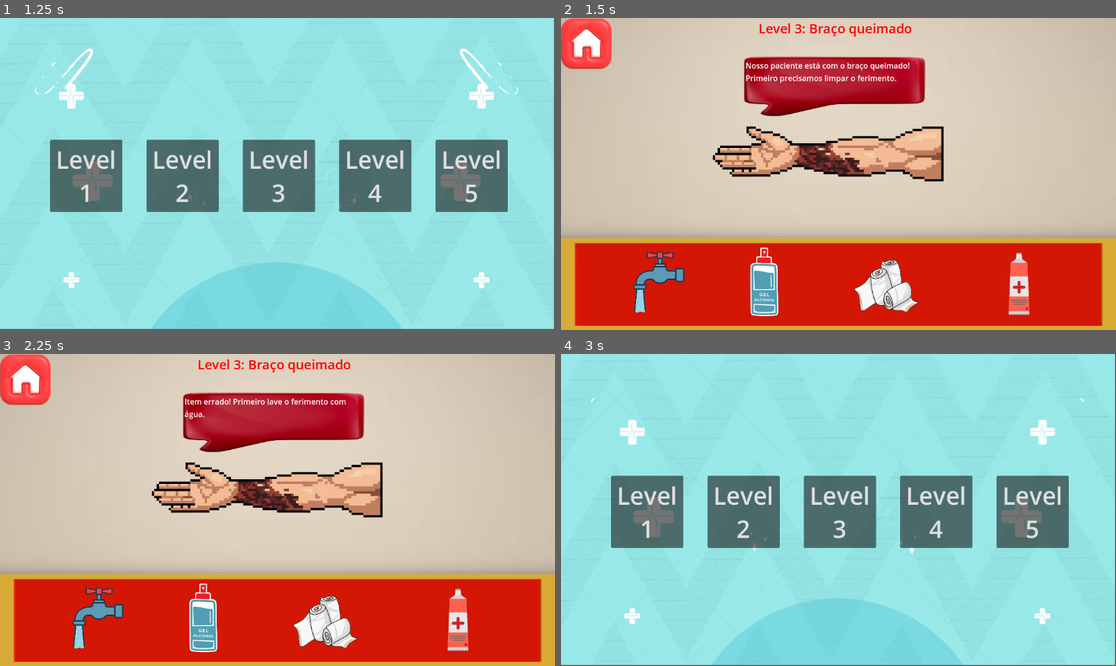
Above: before the commit, frames 1-4 (two rows, left to right).
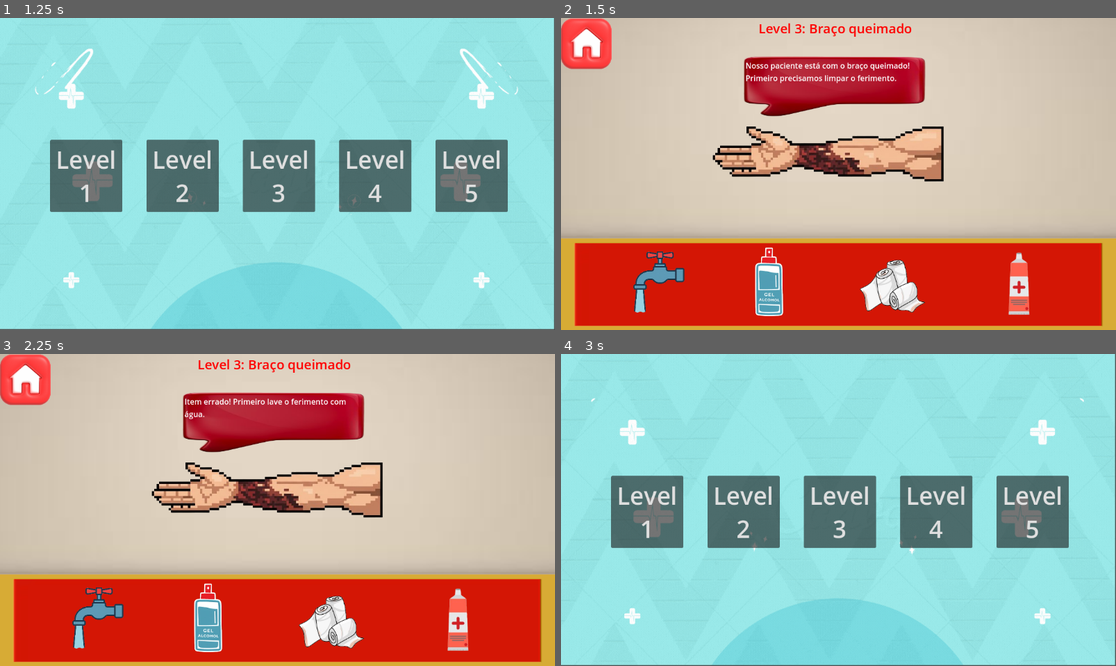
Above: after the commit, the same moments.

Repository: Igorgx/socorristas_jogo
Game: Godot game, scene res://main_menu.tscn
Same seed, same stepped clock (60 frames per second), same inputs: the game is played once before the commit and once after it.
Inputs (mouse positions are in pixels of both pictures, inside the frame that each line leads up to; where the layout moved, square brackets give the same spot in the first picture):
- Up to frame 1 (1.25 s): click "Jogar" at 0.5 s
- Up to frame 2 (1.5 s): click "Level 3" at 1.25 s
- Up to frame 3 (2.25 s): click (327, 619) [321, 619] at 2 s
- Up to frame 4 (3 s): click (588, 378) at 2.77 s

Frame 1 is identical in both runs. In frame 2, 1.7% of the frame differs, in the area x 34-66%, y 73-96%; in frame 3, 1.7%; in frame 4, nothing differs.

Commit message:
Level3 (updade) + button_atadura

Diff:
--- /dev/null
+++ b/socorrista/button_atadura.gd
@@ -0,0 +1,75 @@
+extends TextureButton
+
+@onready var circulos_parent := get_node("../../CirculosDeAtadura")
+@onready var nextLevel = $"../../NextLevel"
+@onready var sucesso: AudioStreamPlayer = $"../../Sucesso"
+@onready var errado: AudioStreamPlayer = $"../../Errado"
+@onready var circulos := circulos_parent.get_children()
+@onready var start_position := global_position
+@onready var start_scale := scale
+
+var circuloXQtd = 9
+var dragging := false
+var level3
+var drag_offset := Vector2.ZERO
+var circuloX = preload("res://sprites socorristas/circulo riscado.png")
+
+func _on_ready():
+	level3 = get_tree().get_root().get_node("Level3")
+	circulos_parent.visible = false
+	mouse_filter = Control.MOUSE_FILTER_PASS
+
+func get_overlapping_circle():
+	var overlapped_areas = $"Area2D".get_overlapping_areas()
+
+	for area in overlapped_areas:
+		if area.is_in_group("circulo_atadura"):
+			return area
+	return null
+
+func aplicar_x_no_circulo(circulo):
+	var sprite := circulo.get_parent() as Sprite2D
+	sprite.texture = circuloX
+	sprite.z_index = 999
+	sprite.z_as_relative = false
+
+	var colisao = circulo.get_node("CollisionShape2D")
+	colisao.disabled = true
+
+	circuloXQtd -= 1
+	level3.mensagem.text = "Continue usando a atadura!\nainda falta: "+str(circuloXQtd)+" ponto(s)"
+
+	if  circuloXQtd == 0:
+		level3.bracoQueimadura.texture = level3.braco_atadura
+		level3.mensagem.text = "PACIENTE TRATADO!"
+		level3.estado = "tratado"
+		nextLevel.visible = true
+
+func _on_button_down():
+	if level3.estado != "limpo":
+		level3.mensagem.text = "Item errado! Primeiro lave o ferimento com\nágua."
+		errado.play()
+	else:
+		dragging = true
+		circulos_parent.visible = true
+		self.scale = Vector2(0.2, 0.2)
+		drag_offset = get_global_mouse_position() - global_position
+
+func _on_button_up():
+	circulos_parent.visible = false
+	dragging = false
+
+	var alvo = get_overlapping_circle()
+	if alvo == null:
+		scale = start_scale
+		global_position = start_position
+		errado.play()
+	else:
+		aplicar_x_no_circulo(alvo)
+		scale = start_scale
+		global_position = start_position
+		sucesso.play()
+
+func _on_gui_input(event):
+	if dragging and event is InputEventMouseMotion:
+		global_position = get_global_mouse_position() - drag_offset
--- a/socorrista/level3.gd
+++ b/socorrista/level3.gd
@@ -12,7 +12,6 @@
 var braco_queimado = preload("res://sprites socorristas/braço queimadura.png")
 var braco_atadura = preload("res://sprites socorristas/braço estendido bandagens.png")
 var braco_limpo = preload("res://sprites socorristas/braço estendido.png")
-
 var estado = "queimado"
 
 func _on_button_agua_pressed() -> void:
@@ -25,20 +24,22 @@
 	mensagem.text = "Item errado! Álcool não deve ser usado em\nqueimaduras."
 	errado.play()
 
-func _on_button_atadura_pressed() -> void:
-	if estado == "limpo":
-		bracoQueimadura.texture = braco_atadura
-		mensagem.text = "Perfeito! O ferimento foi protegido com a\natadura."
-		estado = "tratado"
-		sucesso.play()
-	else:
-		mensagem.text = "Item errado! Primeiro lave o ferimento com\nágua."
-		errado.play()
+#func _on_button_atadura_pressed() -> void:
+	#if estado == "limpo":
+		#bracoQueimadura.texture = braco_atadura
+		#mensagem.text = "Perfeito! O ferimento foi protegido com a\natadura."
+		#estado = "tratado"
+		#sucesso.play()
+	#else:
+		#mensagem.text = "Item errado! Primeiro lave o ferimento com\nágua."
+		#errado.play()
 
 func _on_button_pomada_pressed() -> void:
 	mensagem.text = "Item errado! O ferimento ainda não foi limpo."
 	errado.play()
 
+func _on_home_button_pressed() -> void:
+	get_tree().change_scene_to_file("res://level_select.tscn")
 
-func _on_texture_button_pressed() -> void:
-	get_tree().change_scene_to_file("res://level_select.tscn")
+func _on_next_level_pressed() -> void:
+	get_tree().change_scene_to_file("res://level_4.tscn")
--- a/socorrista/level3.tscn
+++ b/socorrista/level3.tscn
@@ -1,11 +1,13 @@
-[gd_scene load_steps=15 format=3 uid="uid://cihac584x212b"]
+[gd_scene load_steps=28 format=3 uid="uid://cihac584x212b"]
 
 [ext_resource type="Script" uid="uid://c5dwnr38kwynh" path="res://level3.gd" id="1_sotx7"]
 [ext_resource type="Texture2D" uid="uid://b1g0fp7016134" path="res://sprites socorristas/cena.png" id="2_ymh28"]
 [ext_resource type="Texture2D" uid="uid://dikq5ihbvjpky" path="res://sprites socorristas/braço queimadura.png" id="3_7oc4e"]
 [ext_resource type="Texture2D" uid="uid://be2nvpvknimdl" path="res://sprites socorristas/balaotexto-Photoroom.png" id="3_siwpi"]
 [ext_resource type="Texture2D" uid="uid://c33lerbuvl03w" path="res://sprites socorristas/fundovermelho.png" id="4_ymh28"]
+[ext_resource type="Texture2D" uid="uid://job4sponv04m" path="res://sprites socorristas/circulo.png" id="5_qoi87"]
 [ext_resource type="Texture2D" uid="uid://bu1hilfytchdi" path="res://sprites socorristas/braço estendido.png" id="8_l2pgs"]
+[ext_resource type="Script" uid="uid://bejc3vfmq3cu4" path="res://button_atadura.gd" id="9_0m7xm"]
 [ext_resource type="Texture2D" uid="uid://cdd2h4yr4w8qv" path="res://sprites socorristas/braço estendido bandagens.png" id="9_2272n"]
 [ext_resource type="AudioStream" uid="uid://b50e6cjpls5qx" path="res://sprites socorristas/sound/errado.mp3" id="10_bs5pn"]
 [ext_resource type="AudioStream" uid="uid://cri1btj13ung1" path="res://sprites socorristas/sound/sucesso.mp3" id="11_utqry"]
@@ -14,6 +16,37 @@
 [ext_resource type="Texture2D" uid="uid://jg6vveqfoxvj" path="res://sprites socorristas/alcool sem fundo.png" id="13_qoi87"]
 [ext_resource type="Texture2D" uid="uid://ca85xbih5xfdq" path="res://sprites socorristas/atadura sem fundo.png" id="14_i6w5t"]
 [ext_resource type="Texture2D" uid="uid://cw4uo7x0so04w" path="res://sprites socorristas/pomada sem fundo.png" id="15_l2pgs"]
+[ext_resource type="Texture2D" uid="uid://bee7po6qrkk0u" path="res://sprites socorristas/Next_level.png" id="17_i6w5t"]
+
+[sub_resource type="CircleShape2D" id="CircleShape2D_qoi87"]
+radius = 140.35669
+
+[sub_resource type="CircleShape2D" id="CircleShape2D_i6w5t"]
+radius = 143.178
+
+[sub_resource type="CircleShape2D" id="CircleShape2D_l2pgs"]
+radius = 136.01471
+
+[sub_resource type="CircleShape2D" id="CircleShape2D_2272n"]
+radius = 130.38383
+
+[sub_resource type="CircleShape2D" id="CircleShape2D_bs5pn"]
+radius = 134.53624
+
+[sub_resource type="CircleShape2D" id="CircleShape2D_utqry"]
+radius = 128.06248
+
+[sub_resource type="CircleShape2D" id="CircleShape2D_gaofk"]
+radius = 128.06248
+
+[sub_resource type="CircleShape2D" id="CircleShape2D_itrrf"]
+radius = 125.299644
+
+[sub_resource type="CircleShape2D" id="CircleShape2D_mr4ff"]
+radius = 134.53624
+
+[sub_resource type="RectangleShape2D" id="RectangleShape2D_qoi87"]
+size = Vector2(194.28583, 161.42862)
 
 [node name="Level3" type="Node2D"]
 position = Vector2(580, 280)
@@ -50,6 +83,101 @@
 [node name="BracoQueimadura" type="Sprite2D" parent="."]
 position = Vector2(-25, 5)
 texture = ExtResource("3_7oc4e")
+
+[node name="CirculosDeAtadura" type="CanvasGroup" parent="."]
+visible = false
+
+[node name="Circulo" type="Sprite2D" parent="CirculosDeAtadura"]
+position = Vector2(130, 36)
+scale = Vector2(0.099999994, 0.099999994)
+texture = ExtResource("5_qoi87")
+
+[node name="Area1" type="Area2D" parent="CirculosDeAtadura/Circulo" groups=["circulo_atadura"]]
+
+[node name="CollisionShape2D" type="CollisionShape2D" parent="CirculosDeAtadura/Circulo/Area1"]
+shape = SubResource("CircleShape2D_qoi87")
+
+[node name="Circulo2" type="Sprite2D" parent="CirculosDeAtadura"]
+position = Vector2(112, -26.99997)
+scale = Vector2(0.099999994, 0.099999994)
+texture = ExtResource("5_qoi87")
+
+[node name="Area2" type="Area2D" parent="CirculosDeAtadura/Circulo2" groups=["circulo_atadura"]]
+
+[node name="CollisionShape2D" type="CollisionShape2D" parent="CirculosDeAtadura/Circulo2/Area2"]
+shape = SubResource("CircleShape2D_i6w5t")
+
+[node name="Circulo3" type="Sprite2D" parent="CirculosDeAtadura"]
+position = Vector2(54, 44)
+scale = Vector2(0.099999994, 0.099999994)
+texture = ExtResource("5_qoi87")
+
+[node name="Area3" type="Area2D" parent="CirculosDeAtadura/Circulo3" groups=["circulo_atadura"]]
+
+[node name="CollisionShape2D" type="CollisionShape2D" parent="CirculosDeAtadura/Circulo3/Area3"]
+shape = SubResource("CircleShape2D_l2pgs")
+
+[node name="Circulo4" type="Sprite2D" parent="CirculosDeAtadura"]
+position = Vector2(11, -26.999985)
+scale = Vector2(0.099999994, 0.099999994)
+texture = ExtResource("5_qoi87")
+
+[node name="Area4" type="Area2D" parent="CirculosDeAtadura/Circulo4" groups=["circulo_atadura"]]
+
+[node name="CollisionShape2D" type="CollisionShape2D" parent="CirculosDeAtadura/Circulo4/Area4"]
+shape = SubResource("CircleShape2D_2272n")
+
+[node name="Circulo5" type="Sprite2D" parent="CirculosDeAtadura"]
+position = Vector2(-31, 41)
+scale = Vector2(0.099999994, 0.099999994)
+texture = ExtResource("5_qoi87")
+
+[node name="Area5" type="Area2D" parent="CirculosDeAtadura/Circulo5" groups=["circulo_atadura"]]
+
+[node name="CollisionShape2D" type="CollisionShape2D" parent="CirculosDeAtadura/Circulo5/Area5"]
+shape = SubResource("CircleShape2D_bs5pn")
+
+[node name="Circulo6" type="Sprite2D" parent="CirculosDeAtadura"]
+position = Vector2(-83, -17)
+scale = Vector2(0.099999994, 0.099999994)
+texture = ExtResource("5_qoi87")
+
+[node name="Area6" type="Area2D" parent="CirculosDeAtadura/Circulo6" groups=["circulo_atadura"]]
+
+[node name="CollisionShape2D" type="CollisionShape2D" parent="CirculosDeAtadura/Circulo6/Area6"]
+shape = SubResource("CircleShape2D_utqry")
+
+[node name="Circulo7" type="Sprite2D" parent="CirculosDeAtadura"]
+position = Vector2(-83, 28)
+scale = Vector2(0.099999994, 0.099999994)
+texture = ExtResource("5_qoi87")
+
+[node name="Area7" type="Area2D" parent="CirculosDeAtadura/Circulo7" groups=["circulo_atadura"]]
+
+[node name="CollisionShape2D" type="CollisionShape2D" parent="CirculosDeAtadura/Circulo7/Area7"]
+shape = SubResource("CircleShape2D_gaofk")
+
+[node name="Circulo8" type="Sprite2D" parent="CirculosDeAtadura"]
+position = Vector2(-166, -15)
+scale = Vector2(0.099999994, 0.099999994)
+texture = ExtResource("5_qoi87")
+
+[node name="Area8" type="Area2D" parent="CirculosDeAtadura/Circulo8" groups=["circulo_atadura"]]
+
+[node name="CollisionShape2D" type="CollisionShape2D" parent="CirculosDeAtadura/Circulo8/Area8"]
+shape = SubResource("CircleShape2D_itrrf")
+
+[node name="Circulo9" type="Sprite2D" parent="CirculosDeAtadura"]
+position = Vector2(-141, 39)
+scale = Vector2(0.099999994, 0.099999994)
+texture = ExtResource("5_qoi87")
+
+[node name="Area9" type="Area2D" parent="CirculosDeAtadura/Circulo9" groups=["circulo_atadura"]]
+
+[node name="CollisionShape2D" type="CollisionShape2D" parent="CirculosDeAtadura/Circulo9/Area9"]
+shape = SubResource("CircleShape2D_mr4ff")
+
+[node name="CirculosDeAtaduraX" type="CanvasGroup" parent="."]
 
 [node name="UI" type="Control" parent="."]
 layout_mode = 3
@@ -86,9 +214,9 @@
 anchor_top = 0.47800002
 anchor_right = 0.367
 anchor_bottom = 0.47800002
-offset_left = -75.21503
+offset_left = -65.21503
 offset_top = -73.908005
-offset_right = 424.78497
+offset_right = 434.78497
 offset_bottom = 426.09198
 scale = Vector2(0.3, 0.3)
 texture_normal = ExtResource("13_qoi87")
@@ -96,16 +224,27 @@
 [node name="Button_Atadura" type="TextureButton" parent="UI"]
 layout_mode = 1
 anchors_preset = -1
-anchor_left = 0.58500004
-anchor_top = 0.45000002
-anchor_right = 0.58500004
-anchor_bottom = 0.45000002
-offset_left = -78.82507
-offset_top = -68.700005
-offset_right = 146.17493
-offset_bottom = 156.29999
+anchor_left = 0.595
+anchor_top = 0.504
+anchor_right = 0.595
+anchor_bottom = 0.504
+offset_left = -112.275024
+offset_top = -112.744
+offset_right = 112.724976
+offset_bottom = 112.256
 scale = Vector2(0.7, 0.7)
+pivot_offset = Vector2(112.5, 112.5)
+mouse_filter = 1
 texture_normal = ExtResource("14_i6w5t")
+script = ExtResource("9_0m7xm")
+
+[node name="Area2D" type="Area2D" parent="UI/Button_Atadura"]
+position = Vector2(116.07143, 111.78571)
+
+[node name="CollisionShape2D" type="CollisionShape2D" parent="UI/Button_Atadura/Area2D"]
+position = Vector2(5.7142944, 6.428589)
+scale = Vector2(0.99999905, 0.99999905)
+shape = SubResource("RectangleShape2D_qoi87")
 
 [node name="Button_Pomada" type="TextureButton" parent="UI"]
 layout_mode = 1
@@ -135,7 +274,7 @@
 [node name="Sucesso" type="AudioStreamPlayer" parent="."]
 stream = ExtResource("11_utqry")
 
-[node name="TextureButton" type="TextureButton" parent="."]
+[node name="Home" type="TextureButton" parent="."]
 offset_left = -580.0
 offset_top = -279.0
 offset_right = -230.0
@@ -143,8 +282,21 @@
 scale = Vector2(0.3, 0.3)
 texture_normal = ExtResource("13_7oc4e")
 
+[node name="NextLevel" type="TextureButton" parent="."]
+visible = false
+offset_left = 452.0
+offset_top = -310.0
+offset_right = 952.0
+offset_bottom = 190.0
+scale = Vector2(0.3, 0.3)
+texture_normal = ExtResource("17_i6w5t")
+
 [connection signal="pressed" from="UI/Button_Agua" to="." method="_on_button_agua_pressed"]
 [connection signal="pressed" from="UI/Button_Alcool" to="." method="_on_button_alcool_pressed"]
-[connection signal="pressed" from="UI/Button_Atadura" to="." method="_on_button_atadura_pressed"]
+[connection signal="button_down" from="UI/Button_Atadura" to="UI/Button_Atadura" method="_on_button_down"]
+[connection signal="button_up" from="UI/Button_Atadura" to="UI/Button_Atadura" method="_on_button_up"]
+[connection signal="gui_input" from="UI/Button_Atadura" to="UI/Button_Atadura" method="_on_gui_input"]
+[connection signal="ready" from="UI/Button_Atadura" to="UI/Button_Atadura" method="_on_ready"]
 [connection signal="pressed" from="UI/Button_Pomada" to="." method="_on_button_pomada_pressed"]
-[connection signal="pressed" from="TextureButton" to="." method="_on_texture_button_pressed"]
+[connection signal="pressed" from="Home" to="." method="_on_home_button_pressed"]
+[connection signal="pressed" from="NextLevel" to="." method="_on_next_level_pressed"]
Not shown, added: socorrista/button_atadura.gd.uid
